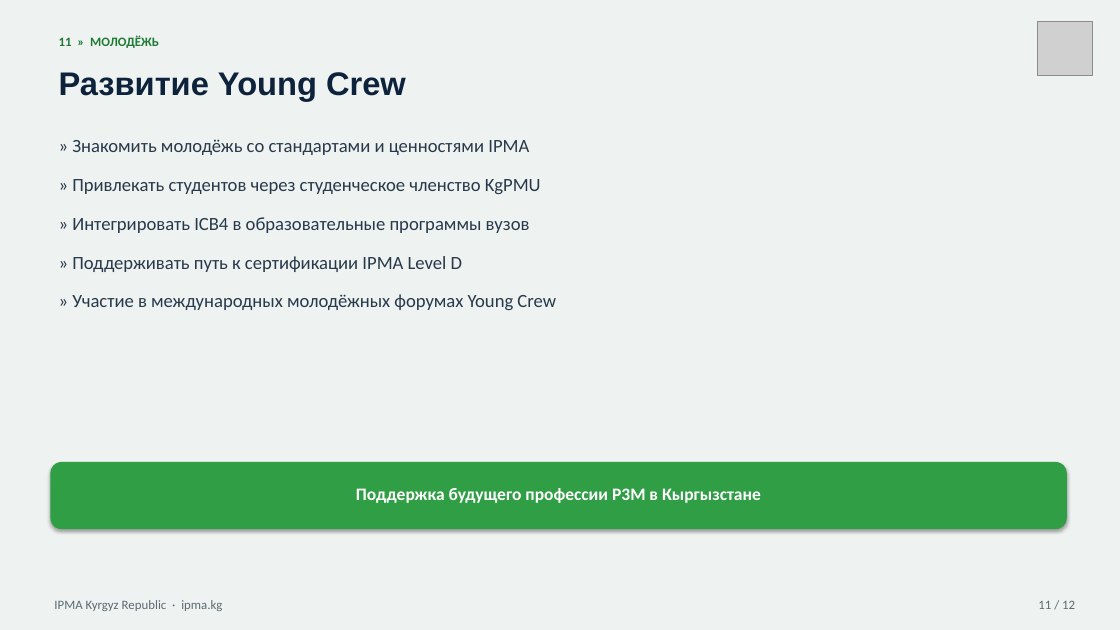
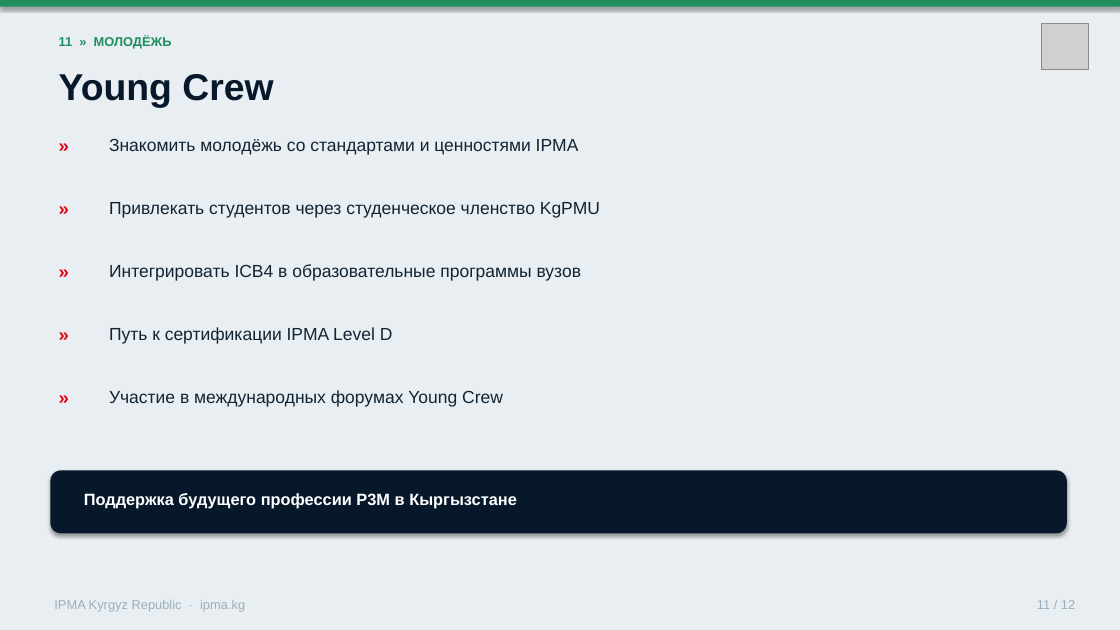
Before and after one commit to umekishev/umekishev, a slide deck: slide 11 of presentations/IPMA_Kyrgyzstan_CoD_Presentation.pptx. Drawn at 1120x630 pixels with LibreOffice and Linux fonts; fonts in the diff are those of the drawing; grey boxes stand for pictures. Boxes give left, top, right and bottom in pixels: in the first picture for what was removed or moved away, otherwise in the second. Text is boxed around its words. In the diff, an @@ line names an element or a change of style, - is before the commit and + after.

```diff
--- a/presentations/IPMA_Kyrgyzstan_CoD_Presentation.pptx
+++ b/presentations/IPMA_Kyrgyzstan_CoD_Presentation.pptx
@@ rectangle at (0,0,1120,630): fill #EEF2F1 to #E8EEF2 @@
@@ rectangle added at (0,0,1120,7), fill #1F8F5F @@
@@ text "11 » МОЛОДЁЖЬ" at (59,37,172,49): font Calibri to Arial, text colour #1F7A34 to #1F8F5F @@
@@ picture: place and size @@
-picture at (1038,21,1092,76)
+picture at (1042,24,1088,70)
@@ text at (59,74,273,107): text changed; size 28 to 32 pt; text colour #0D223B to #07182A @@
-Развитие Young Crew
+Young Crew
@@ text added at (50,130,92,164), 16 pt, text #E30613, bold @@
+»
@@ text removed at (72,139,556,310) @@
-» Знакомить молодёжь со стандартами и ценностями IPMA
-» Привлекать студентов через студенческое членство KgPMU
-» Интегрировать ICB4 в образовательные программы вузов
-» Поддерживать путь к сертификации IPMA Level D
-» Участие в международных молодёжных форумах Young Crew
@@ text added at (109,139,579,155), 15 pt, text #122433 @@
+Знакомить молодёжь со стандартами и ценностями IPMA
@@ text added at (50,193,92,227), 16 pt, text #E30613, bold @@
+»
@@ text added at (109,202,600,218), 15 pt, text #122433 @@
+Привлекать студентов через студенческое членство KgPMU
@@ text added at (50,256,92,290), 16 pt, text #E30613, bold @@
+»
@@ text added at (109,264,581,281), 15 pt, text #122433 @@
+Интегрировать ICB4 в образовательные программы вузов
@@ text added at (50,319,92,353), 16 pt, text #E30613, bold @@
+»
@@ text added at (109,327,393,344), 15 pt, text #122433 @@
+Путь к сертификации IPMA Level D
@@ text added at (50,382,92,416), 16 pt, text #E30613, bold @@
+»
@@ text added at (109,390,503,407), 15 pt, text #122433 @@
+Участие в международных форумах Young Crew
@@ rounded rectangle: place and size @@
-rounded rectangle at (50,462,1067,529)
+rounded rectangle at (50,471,1067,534)
@@ rounded rectangle at (50,471,1067,534): fill #2F9E44 to #07182A @@
@@ text "Поддержка будущего профессии P3M в ...": place and size @@
-text "Поддержка будущего профессии P3M в ..." at (356,488,761,503)
+text "Поддержка будущего профессии P3M в ..." at (84,493,517,509)
@@ text "Поддержка будущего профессии P3M в ..." at (84,493,517,509): size 15 to 14 pt, font Calibri to Arial; alignment centre to left @@
@@ text "IPMA Kyrgyz Republic · ipma.kg" at (54,600,245,612): font Calibri to Arial, text colour #5C6B72 to #9AAFBD @@
@@ text "11 / 12" at (1037,600,1075,609): font Calibri to Arial, text colour #5C6B72 to #9AAFBD @@
```
Also in this commit, not shown: 11 other slides changed, 1 other file.
